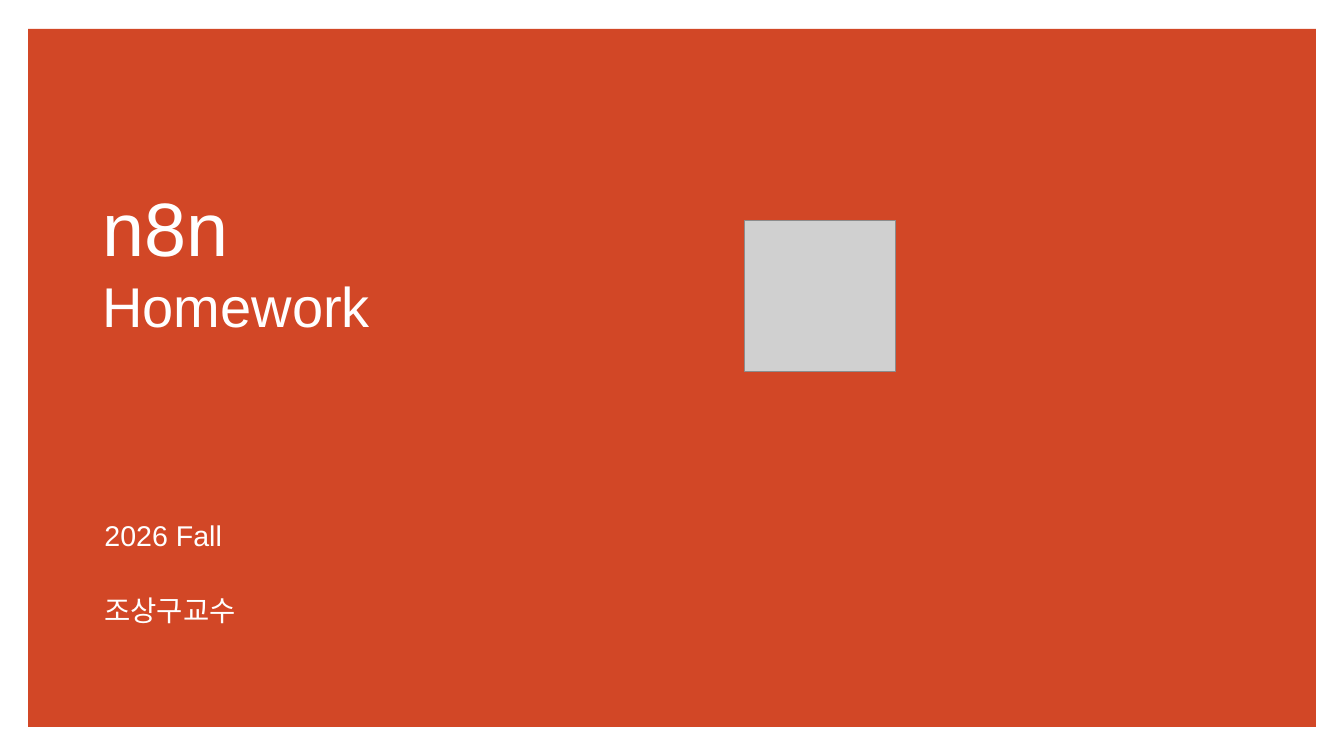
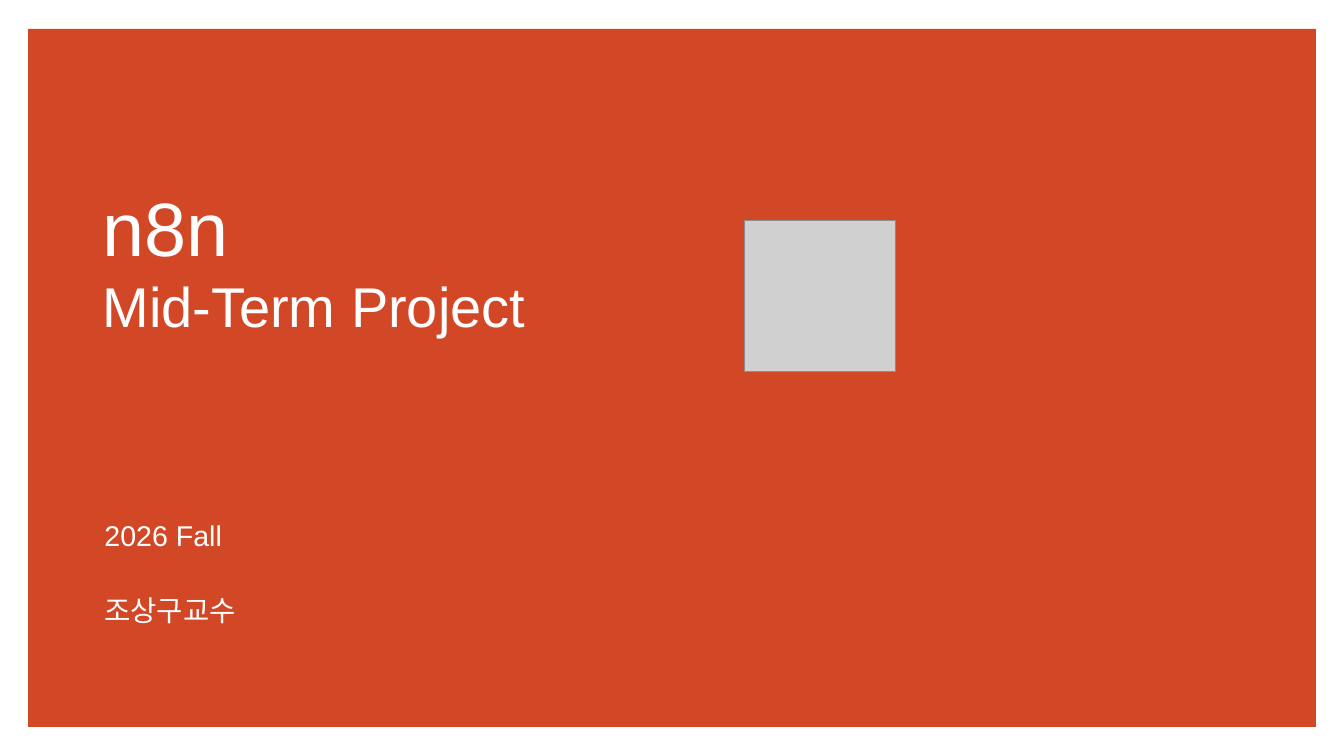
Before and after one commit to ancestor9/2026_Fall_AI-Workflow, a slide deck: slide 94 of PPTs/04_AI Workflow_n8n.pptx (slide 93 before the commit). Drawn at 1344x756 pixels with LibreOffice and Linux fonts; fonts in the diff are those of the drawing; grey boxes stand for pictures. Boxes give left, top, right and bottom in pixels: in the first picture for what was removed or moved away, otherwise in the second. Text is boxed around its words. In the diff, an @@ line names an element or a change of style, - is before the commit and + after.

```diff
--- a/PPTs/04_AI Workflow_n8n.pptx
+++ b/PPTs/04_AI Workflow_n8n.pptx
@@ title at (x1=102, y1=203, x2=525, y2=337): text changed @@
-n8n
-Homework
+n8n
+Mid-Term Project
```
Also in this commit, not shown: 4 other slides changed, 1 slide added.
